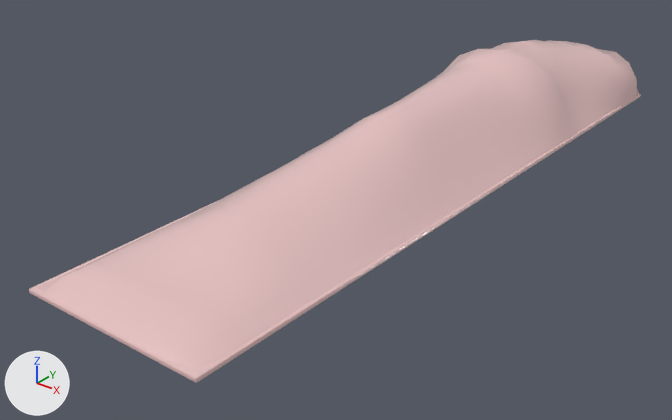
What one commit did to the FBX model Assets/Assets/Final Deliverable/Syringe.fbx.
Both versions are drawn from a 50 mm lens placed at (0.229, -0.338, 0.16), pointed at (-0.015, -0.032, -0.029). Every picture has the same lights, and +X, +Y and +Z are marked at lower left. Where no turn or scale is listed for an object, it has been applied to the vertices.

The first picture shows 'syringe_package', 'syringe_plastic_package'.
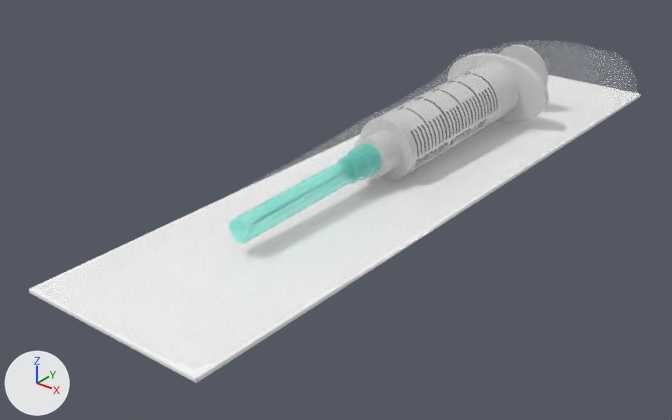
What differs and where, as boxes (x1, y1, x2, y2) in the pictures (672 x 420 px):
'syringe_plastic_package', surface changed
    both: (37, 40, 639, 369)
'syringe_package', surface changed
    both: (29, 75, 641, 383)
'syringe_and_needle', surface changed
    both: (252, 61, 520, 224)
'pusher_end', surface changed
    both: (447, 45, 549, 123)

The change, as a diff of the scene's bpy script:
```diff
--- a/Assets/Assets/Final Deliverable/Syringe.fbx.py
+++ b/Assets/Assets/Final Deliverable/Syringe.fbx.py
@@ img_med_supplies_paint_v8_med_supplies_mat_basecolor_png @@
+img_med_supplies_paint_v8_med_supplies_mat_basecolor_png = load_image('med supplies paint v8_med_supplies_mat_BaseColor.png', '_unpacked/med_supplies_paint_v8_med_supplies_mat_BaseColor.png', 1024, 1024, 'sRGB')
@@ img_med_supplies_paint_v8_med_supplies_mat_opacity_png @@
+img_med_supplies_paint_v8_med_supplies_mat_opacity_png = load_image('med supplies paint v8_med_supplies_mat_Opacity.png', '_unpacked/med_supplies_paint_v8_med_supplies_mat_Opacity.png', 1024, 1024, 'Non-Color')
@@ img_med_supplies_paint_v8_med_supplies_mat_normal_png @@
+img_med_supplies_paint_v8_med_supplies_mat_normal_png = load_image('med supplies paint v8_med_supplies_mat_Normal.png', '_unpacked/med_supplies_paint_v8_med_supplies_mat_Normal.png', 1024, 1024, 'Non-Color')
@@ img_med_supplies_paint_v8_med_supplies_mat_metalness_png @@
+img_med_supplies_paint_v8_med_supplies_mat_metalness_png = load_image('med supplies paint v8_med_supplies_mat_Metalness.png', '_unpacked/med_supplies_paint_v8_med_supplies_mat_Metalness.png', 1024, 1024, 'Non-Color')
@@ img_med_supplies_paint_v8_med_supplies_mat_roughness_png @@
+img_med_supplies_paint_v8_med_supplies_mat_roughness_png = load_image('med supplies paint v8_med_supplies_mat_Roughness.png', '_unpacked/med_supplies_paint_v8_med_supplies_mat_Roughness.png', 1024, 1024, 'Non-Color')
@@ mat_med_supplies_mat @@
 mat_med_supplies_mat = bpy.data.materials.new('med_supplies_mat')
-# nodes: BsdfPrincipled, OutputMaterial
-# colours: pink #e7c2c2
+# nodes: BsdfPrincipled, NormalMap, OutputMaterial, TexImage x5
+# uses the picture img_med_supplies_paint_v8_med_supplies_mat_basecolor_png
+# uses the picture img_med_supplies_paint_v8_med_supplies_mat_metalness_png
+# uses the picture img_med_supplies_paint_v8_med_supplies_mat_normal_png
+# uses the picture img_med_supplies_paint_v8_med_supplies_mat_opacity_png
+# uses the picture img_med_supplies_paint_v8_med_supplies_mat_roughness_png
```
